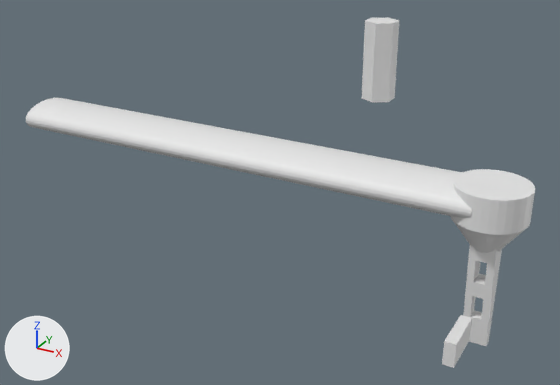
An edit to the Blender file arm.blend, drawn before and after from the same camera.
One viewpoint serves both versions: a 50 mm lens placed at (7.73, -21.11, 11.44), pointed at (-2.37, -2.75, 2.26). The axes (+X, +Y, +Z) are drawn at lower left. The lights are the same throughout.

Script lines for the objects in view, before the commit:
```python
me_cylinder = bpy.data.meshes.new('Cylinder')
me_cylinder.from_pydata(...)  # a 32-sided cylinder along z spanning x -1.0..1.0, y -1.0..1.0, z -1.0..1.0
me_cylinder_001 = bpy.data.meshes.new('Cylinder.001')
me_cylinder_001.from_pydata(...)  # 216 vertices, 148 faces; spans x -1.0..1.0, y -1.0..1.0, z -3.75..0.89
me_cylinder_002 = bpy.data.meshes.new('Cylinder.002')
me_cylinder_002.from_pydata(...)  # a box spanning x -0.154..0.146, y -0.796..0.538, z -1.826..-1.156
me_cylinder_003 = bpy.data.meshes.new('Cylinder.003')
me_cylinder_003.from_pydata(...)  # a 6-sided cylinder along z spanning x -0.37..0.37, y -0.43..0.43, z -1.0..1.0
ob_cylinder = bpy.data.objects.new('Cylinder', me_cylinder)
ob_cylinder.location = (-3.87, -2.84, 3.37)
ob_cylinder.rotation_euler = (0.0, 1.571, 0.0)  # degrees (0, 90, 0)
ob_cylinder.scale = (0.454, 1.0, 7.41)
ob_cylinder_001 = bpy.data.objects.new('Cylinder.001', me_cylinder_001)
ob_cylinder_001.location = (3.78, -2.84, 2.94)
ob_cylinder_002 = bpy.data.objects.new('Cylinder.002', me_cylinder_002)
ob_cylinder_002.location = (3.78, -4.67, 1.83)
_m = ob_cylinder_002.modifiers.new('Boolean', 'BOOLEAN')
_m.solver = 'FLOAT'
ob_cylinder_003 = bpy.data.objects.new('Cylinder.003', me_cylinder_003)
ob_cylinder_003.location = (0.6, -2.87, 6.6)
```
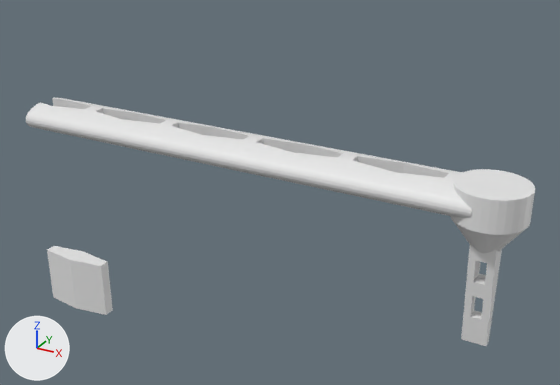
The change in detail:
me_cylinder is used by ob_cylinder; location (-3.87, -2.84, 3.37); rotation (0.0, 1.571, 0.0), in degrees (0, 90, 0); scale (0.454, 1.0, 7.41).
me_cylinder had 64 vertices, 34 faces and spanned x -1.0..1.0, y -1.0..1.0, z -1.0..1.0.
me_cylinder now has 182 vertices, 90 faces and spans x -1.0..1.0, y -1.0..1.0, z -1.0..1.0.
Part 1, on me_cylinder:
6 vertices are removed from x -1.0..1.0, y -0.2..0.2, z -1.0.
9 faces are deleted.
72 vertices are added at x -0.99..0.99, y -0.36..0.36, z -1.0..0.87.
18 new vertices lie (1.96, 0.0, 0.0) away from vertices in x -0.98, y -0.18..0.18, z -0.75..0.87.
8 new vertices lie (-0.02, -0.18, 0.0) away from vertices in x -0.98, y 0.18, z -0.69..0.87.
8 new vertices lie (0.02, 0.18, 0.0) away from vertices in x 0.98, y -0.18, z -0.69..0.87.
6 new vertices lie (0.0, 0.0, 0.09) away from vertices in x -0.98..0.98, y -0.2..0.2, z -0.36..0.45.
6 new vertices lie (0.0, 0.0, 0.08) away from vertices in x -0.98..0.98, y -0.2..0.2, z 0.05..0.45.
6 new vertices lie (0.0, 0.0, -0.06) away from vertices in x -1.0..1.0, y -0.18..0.18, z -0.69.
65 new faces join them.
Object 'Cylinder.003' (ob_cylinder_003) moves from (0.6, -2.87, 6.6) to (-10.71, -2.84, -2.97).
Object 'Cylinder.003' (ob_cylinder_003) is rescaled from (1.0, 1.0, 1.0) to (3.45, 0.843, 1.01).
Object 'Cylinder.003' (ob_cylinder_003) gains a BOOLEAN modifier named 'Boolean'.
Modifier setting: solver = 'FLOAT'.
Object 'Cylinder.002' (ob_cylinder_002) is deleted.

Pixel boxes (x1, y1, x2, y2) of what changed, in the pictures (560 x 385 px):
'Cylinder.003', moved, rescaled, modifiers changed (76% wider, 19% shorter): before (362, 17, 399, 102); after (47, 246, 113, 315)
'Cylinder.002', deleted: before (442, 315, 472, 368)
part 1 of me_cylinder, built on: (38, 98, 480, 184) in both
